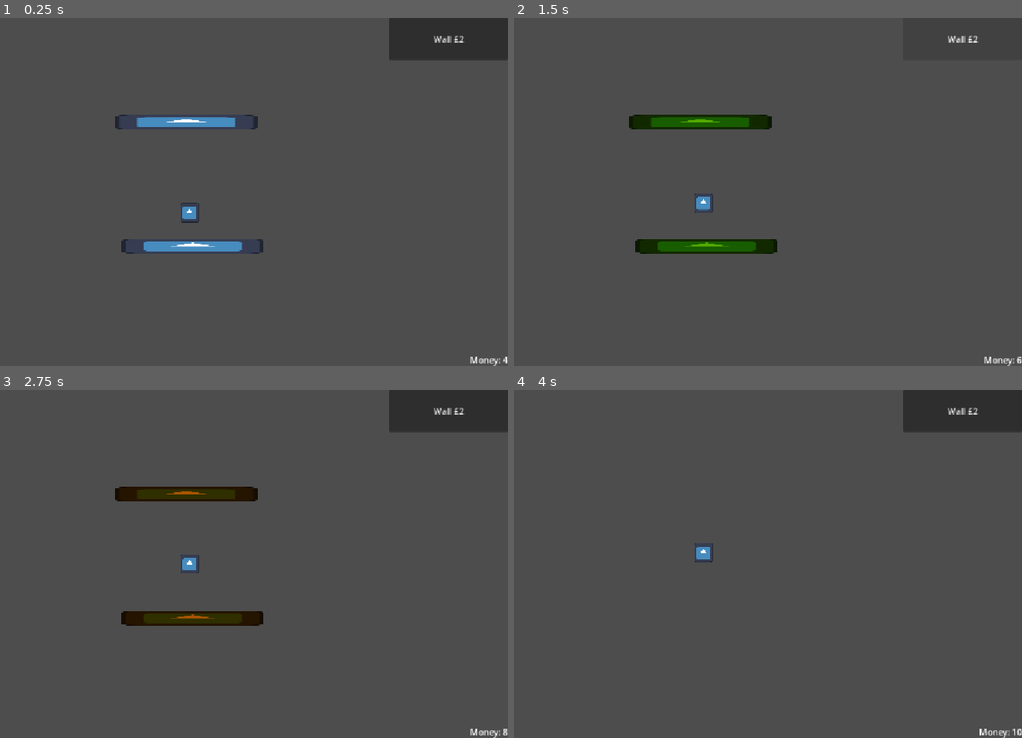
Above: before the commit, frames 1-4 (two rows, left to right).
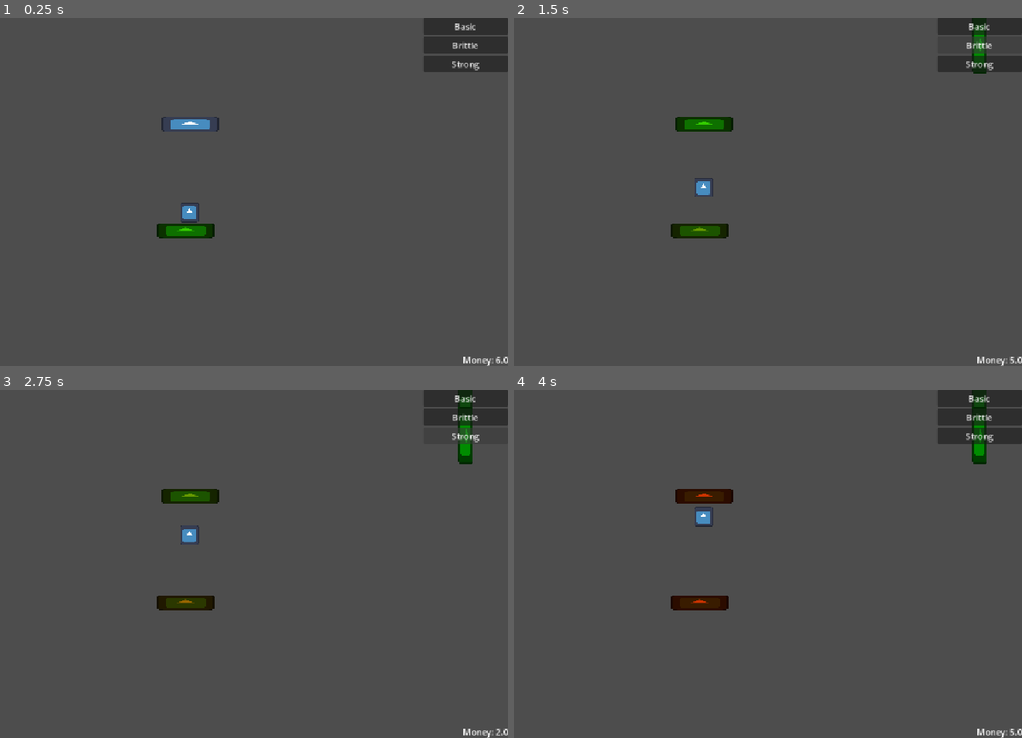
Above: after the commit, the same moments.

Repository: Charlielove19/lock-down
Game: Godot game, scene res://scenes/Game.tscn
The game is run twice, just before and just after one commit, with the same random seed, the same clock (stepped at 60 frames per second) and the same inputs. The engine's default icon, where the game draws it, is replaced by a stand-in: a white triangle on a blue panel in a dark square.
Inputs (mouse positions are in pixels of both pictures, inside the frame that each line leads up to):
- Up to frame 1 (0.25 s): no input
- Up to frame 2 (1.5 s): click "Wall £2" (after the commit: "Basic") at 0.5 s; click (981, 45) at 1.25 s, where only the run after the commit has a clickable "Brittle"
- Up to frame 3 (2.75 s): click (467, 435) at 2 s, where only the run after the commit has a clickable "Strong"
- Up to frame 4 (4 s): move the mouse to (849, 546) at 2.77 s; hold D (rotate_right, bound only before the commit) 2.78-3.53 s; move the mouse to (590, 581) at 3.52 s; hold S (input_down, bound only after the commit) from 3.53 s (still down)

The runs differ from the first frame. In frame 1, 3.6% of the frame differs, in the area x 22-100%, y 0-100%; in frame 2, 4.1%; in frame 3, 4.9%; in frame 4, 3.4%.

Commit message:
added extra walls and drop down menu
touched up a lot of the placement code and fixed relevant bugs, learnt about boxcontainers and created button scenes which are modular and expandable

Diff:
--- /dev/null
+++ b/data/walls/wall_basic.tres
@@ -0,0 +1,11 @@
+[gd_resource type="Resource" script_class="WallData" format=3 uid="uid://er57vi0txen0"]
+
+[ext_resource type="Script" uid="uid://cu4idgddy6of7" path="res://scripts/wall_data.gd" id="1_m7854"]
+
+[resource]
+script = ExtResource("1_m7854")
+wall_name = "Basic"
+cost = 2.0
+money_per_hit = 1.0
+max_health = 5
+metadata/_custom_type_script = "uid://cu4idgddy6of7"
--- /dev/null
+++ b/data/walls/wall_brittle.tres
@@ -0,0 +1,12 @@
+[gd_resource type="Resource" script_class="WallData" format=3 uid="uid://de7kxvb7slkqq"]
+
+[ext_resource type="Script" uid="uid://cu4idgddy6of7" path="res://scripts/wall_data.gd" id="1_xjxta"]
+
+[resource]
+script = ExtResource("1_xjxta")
+wall_name = "Brittle"
+cost = 1.0
+money_per_hit = 3.0
+max_health = 2
+width = Vector2(4, 0.5)
+metadata/_custom_type_script = "uid://cu4idgddy6of7"
--- /dev/null
+++ b/data/walls/wall_strong.tres
@@ -0,0 +1,12 @@
+[gd_resource type="Resource" script_class="WallData" format=3 uid="uid://n77kqsav072o"]
+
+[ext_resource type="Script" uid="uid://cu4idgddy6of7" path="res://scripts/wall_data.gd" id="1_hnhpv"]
+
+[resource]
+script = ExtResource("1_hnhpv")
+wall_name = "Strong"
+cost = 5.0
+money_per_hit = 0.5
+max_health = 10
+width = Vector2(2, 1)
+metadata/_custom_type_script = "uid://cu4idgddy6of7"
--- a/project.godot
+++ b/project.godot
@@ -22,16 +22,28 @@
 
 [input]
 
-rotate_left={
+input_left={
 "deadzone": 0.2,
 "events": [Object(InputEventKey,"resource_local_to_scene":false,"resource_name":"","device":-1,"window_id":0,"alt_press …(191 unchanged characters)…
 , Object(InputEventKey,"resource_local_to_scene":false,"resource_name":"","device":-1,"window_id":0,"alt_pressed":false …(186 unchanged characters)…
 ]
 }
-rotate_right={
+input_right={
 "deadzone": 0.2,
 "events": [Object(InputEventKey,"resource_local_to_scene":false,"resource_name":"","device":-1,"window_id":0,"alt_press …(192 unchanged characters)…
 , Object(InputEventKey,"resource_local_to_scene":false,"resource_name":"","device":-1,"window_id":0,"alt_pressed":false …(186 unchanged characters)…
+]
+}
+input_up={
+"deadzone": 0.2,
+"events": [Object(InputEventKey,"resource_local_to_scene":false,"resource_name":"","device":-1,"window_id":0,"alt_pressed":false,"shift_pressed":false,"ctrl_pressed":false,"meta_pressed":false,"pressed":false,"keycode":0,"physical_keycode":87,"key_label":0,"unicode":119,"location":0,"echo":false,"script":null)
+, Object(InputEventKey,"resource_local_to_scene":false,"resource_name":"","device":-1,"window_id":0,"alt_pressed":false,"shift_pressed":false,"ctrl_pressed":false,"meta_pressed":false,"pressed":false,"keycode":0,"physical_keycode":4194320,"key_label":0,"unicode":0,"location":0,"echo":false,"script":null)
+]
+}
+input_down={
+"deadzone": 0.2,
+"events": [Object(InputEventKey,"resource_local_to_scene":false,"resource_name":"","device":-1,"window_id":0,"alt_pressed":false,"shift_pressed":false,"ctrl_pressed":false,"meta_pressed":false,"pressed":false,"keycode":0,"physical_keycode":83,"key_label":0,"unicode":115,"location":0,"echo":false,"script":null)
+, Object(InputEventKey,"resource_local_to_scene":false,"resource_name":"","device":-1,"window_id":0,"alt_pressed":false,"shift_pressed":false,"ctrl_pressed":false,"meta_pressed":false,"pressed":false,"keycode":0,"physical_keycode":4194322,"key_label":0,"unicode":0,"location":0,"echo":false,"script":null)
 ]
 }
 
--- a/scenes/Ball.tscn
+++ b/scenes/Ball.tscn
@@ -7,6 +7,8 @@
 
 [node name="Ball" type="CharacterBody2D" unique_id=502527504]
 scale = Vector2(2, 2)
+collision_layer = 3
+collision_mask = 2
 script = ExtResource("1_ja1hk")
 
 [node name="CollisionShape2D" type="CollisionShape2D" parent="." unique_id=1285962976]
--- a/scenes/Game.tscn
+++ b/scenes/Game.tscn
@@ -2,13 +2,24 @@
 
 [ext_resource type="Script" uid="uid://c1a2bs4hnphvx" path="res://scripts/game.gd" id="1_cpr0p"]
 [ext_resource type="PackedScene" uid="uid://cnpaojfl3fuuw" path="res://scenes/Ball.tscn" id="1_ibkli"]
-[ext_resource type="PackedScene" uid="uid://bci4m5pfa4f34" path="res://scenes/Wall.tscn" id="2_qbsmt"]
+[ext_resource type="PackedScene" uid="uid://dl4wu287ysq0h" path="res://scenes/Wall.tscn" id="2_qbsmt"]
+[ext_resource type="PackedScene" uid="uid://bj5clrmyfcmpx" path="res://scenes/WallButton.tscn" id="3_400sg"]
+[ext_resource type="Script" uid="uid://cu4idgddy6of7" path="res://scripts/wall_data.gd" id="3_kiw3p"]
+[ext_resource type="Resource" uid="uid://er57vi0txen0" path="res://data/walls/wall_basic.tres" id="4_400sg"]
+[ext_resource type="Resource" uid="uid://de7kxvb7slkqq" path="res://data/walls/wall_brittle.tres" id="5_g4kob"]
+[ext_resource type="Resource" uid="uid://n77kqsav072o" path="res://data/walls/wall_strong.tres" id="6_qy1jj"]
 
-[node name="Game" type="Node2D" unique_id=516437375 node_paths=PackedStringArray("money_label", "wall_button")]
+[sub_resource type="RectangleShape2D" id="RectangleShape2D_u2d4l"]
+size = Vector2(158, 123)
+
+[node name="Game" type="Node2D" unique_id=516437375 node_paths=PackedStringArray("money_label", "wall_menu")]
 script = ExtResource("1_cpr0p")
 money_label = NodePath("UI/Money")
+money = 5
 wall_scene = ExtResource("2_qbsmt")
-wall_button = NodePath("UI/WallButton")
+wall_button_scene = ExtResource("3_400sg")
+wall_datas = Array[ExtResource("3_kiw3p")]([ExtResource("4_400sg"), ExtResource("5_g4kob"), ExtResource("6_qy1jj")])
+wall_menu = NodePath("UI/WallMenu")
 
 [node name="Ball" parent="." unique_id=502527504 instance=ExtResource("1_ibkli")]
 position = Vector2(558, 300)
@@ -27,22 +38,26 @@
 grow_vertical = 0
 text = "Money: 10"
 
-[node name="WallButton" type="Button" parent="UI" unique_id=1610556833]
-anchors_preset = -1
-anchor_left = 0.80700004
+[node name="WallMenu" type="VBoxContainer" parent="UI" unique_id=440836456]
+anchors_preset = 1
+anchor_left = 1.0
 anchor_right = 1.0
-anchor_bottom = 0.120000005
-offset_left = 0.3359375
-offset_bottom = 0.23999786
+offset_left = -158.0
+offset_bottom = 122.0
 grow_horizontal = 0
-grow_vertical = 2
-text = "Wall £2"
+
+[node name="StaticBody2D" type="StaticBody2D" parent="UI/WallMenu" unique_id=1413849177]
+collision_layer = 2
+collision_mask = 2
+
+[node name="CollisionShape2D" type="CollisionShape2D" parent="UI/WallMenu/StaticBody2D" unique_id=1575690781]
+position = Vector2(79, 61.5)
+shape = SubResource("RectangleShape2D_u2d4l")
 
 [node name="Wall" parent="." unique_id=726872955 instance=ExtResource("2_qbsmt")]
-position = Vector2(564, 425)
+position = Vector2(551, 396)
+wall_data = ExtResource("4_400sg")
 
-[node name="Wall2" parent="." unique_id=1877070289 instance=ExtResource("2_qbsmt")]
-position = Vector2(552, 194)
-
-[connection signal="button_down" from="UI/WallButton" to="." method="_on_wall_button_button_down"]
-[connection signal="button_up" from="UI/WallButton" to="." method="_on_wall_button_button_up"]
+[node name="Wall2" parent="." unique_id=902963933 instance=ExtResource("2_qbsmt")]
+position = Vector2(559, 198)
+wall_data = ExtResource("4_400sg")
--- a/scenes/Wall.tscn
+++ b/scenes/Wall.tscn
@@ -1,21 +1,37 @@
-[gd_scene format=3 uid="uid://bci4m5pfa4f34"]
+[gd_scene format=3 uid="uid://dl4wu287ysq0h"]
 
 [ext_resource type="Script" uid="uid://m4oipoqk3t8o" path="res://scripts/wall.gd" id="1_awoh5"]
 [ext_resource type="Texture2D" uid="uid://b68dgrr1nnvvo" path="res://icon.svg" id="1_efbxx"]
 
 [sub_resource type="RectangleShape2D" id="RectangleShape2D_u2d4l"]
-size = Vector2(38, 4)
+size = Vector2(15.142857, 4)
 
-[node name="Wall" type="StaticBody2D" unique_id=726872955 node_paths=PackedStringArray("sprite", "collision_shape")]
+[sub_resource type="RectangleShape2D" id="RectangleShape2D_n048l"]
+size = Vector2(15.142864, 4.0000005)
+
+[node name="Wall" type="StaticBody2D" unique_id=726872955 node_paths=PackedStringArray("sprite", "collision_shape", "placement_area")]
 scale = Vector2(7, 7)
+collision_layer = 2
+collision_mask = 0
 script = ExtResource("1_awoh5")
 sprite = NodePath("Sprite2D")
 collision_shape = NodePath("CollisionShape2D")
+placement_area = NodePath("PlacementArea")
 
 [node name="Sprite2D" type="Sprite2D" parent="." unique_id=518890193]
 position = Vector2(-1.9073486e-06, 0)
-scale = Vector2(0.296875, 0.03125)
+scale = Vector2(0.12, 0.031)
 texture = ExtResource("1_efbxx")
 
 [node name="CollisionShape2D" type="CollisionShape2D" parent="." unique_id=1446595258]
+scale = Vector2(0.99999994, 0.99999994)
 shape = SubResource("RectangleShape2D_u2d4l")
+
+[node name="PlacementArea" type="Area2D" parent="." unique_id=1206840377]
+collision_layer = 0
+collision_mask = 2
+
+[node name="CollisionShape2D" type="CollisionShape2D" parent="PlacementArea" unique_id=1699432617]
+position = Vector2(-1.6348699e-06, 0)
+scale = Vector2(0.99999964, 0.99999964)
+shape = SubResource("RectangleShape2D_n048l")
--- /dev/null
+++ b/scenes/WallButton.tscn
@@ -0,0 +1,21 @@
+[gd_scene format=3 uid="uid://bj5clrmyfcmpx"]
+
+[ext_resource type="Script" uid="uid://8ikspcbe0f1j" path="res://scripts/wall_button.gd" id="1_3pt0m"]
+
+[sub_resource type="RectangleShape2D" id="RectangleShape2D_400sg"]
+size = Vector2(8, 8)
+
+[node name="WallButton" type="Button" unique_id=134368689 node_paths=PackedStringArray("collision_shape")]
+script = ExtResource("1_3pt0m")
+collision_shape = NodePath("Area2D/CollisionShape2D")
+
+[node name="Area2D" type="Area2D" parent="." unique_id=619697338]
+collision_layer = 3
+collision_mask = 2
+
+[node name="CollisionShape2D" type="CollisionShape2D" parent="Area2D" unique_id=1952271879]
+position = Vector2(4, 4)
+shape = SubResource("RectangleShape2D_400sg")
+
+[connection signal="button_down" from="." to="." method="_on_button_down"]
+[connection signal="button_up" from="." to="." method="_on_button_up"]
--- a/scripts/game.gd
+++ b/scripts/game.gd
@@ -4,50 +4,106 @@
 @export var money = 4
 
 @export var wall_scene: PackedScene
-@export var wall_button: Button
+@export var wall_button_scene: PackedScene
+@export var wall_datas: Array[WallData]
+@export var wall_menu: VBoxContainer
 var wall_preview
 var dragging_wall:= false
 
+
+# variables that concern placing wall inputs
+var diagonal_grace_time:= 0.095
+var last_input_direction: Vector2
+var diagonal_grace:= 0.0
+var cant_drop: bool
+
+
+
 func _ready():
 	update_money_display()
+	for wall_data in wall_datas:
+		var button = wall_button_scene.instantiate()
+		button.wall_data = wall_data
+		button.text = wall_data.wall_name
+		wall_menu.add_child(button)
 func _process(_delta):
+
 	if dragging_wall and wall_preview:
+		update_wall_direction(_delta)
 		wall_preview.global_position = get_global_mouse_position()
-func _input(event):
-	if event.is_action_pressed("rotate_left") and dragging_wall:
-		print("rotate_left")
-		wall_preview.rotation_degrees -= 15
-	if event.is_action_pressed("rotate_right") and dragging_wall:
-		print("rotate_right")
-		wall_preview.rotation_degrees += 15
-
+		cant_drop = wall_preview.placement_area.has_overlapping_bodies()
+		if cant_drop:
+			wall_preview.sprite.modulate = Color.RED
+		else:
+			wall_preview.sprite.modulate = Color.GREEN
+		wall_preview.sprite.modulate.a = 0.5
 func add_money(amount):
 	money+=amount
 	update_money_display()
 func update_money_display():
 	money_label.text = "Money: " + str(money)
+func pickup_wall(wall_data):
+	wall_preview = wall_scene.instantiate()
+	wall_preview.wall_data = wall_data
 
-func pickup_wall():
-	wall_preview = wall_scene.instantiate()
-	wall_preview.sprite.modulate.a = 0.5
-	if money<=wall_preview.cost:
+	if money < wall_preview.wall_data.cost:
 		wall_preview.queue_free()
 		wall_preview = null
+		print("Cant Afford")
 		return
 	add_child(wall_preview)
+
 	wall_preview.collision_shape.disabled = true
 	dragging_wall = true
+func update_wall_direction(delta):
+	var input_direction = Input.get_vector(
+			"input_left",
+			"input_right",
+			"input_up",
+			"input_down"
+		)
+	# checks if the input is diagonal and adds a small amount of grace to allow for letting go of both keys at once
+	var is_diagonal = input_direction.x != 0 and input_direction.y != 0
+	if is_diagonal:
+		last_input_direction = input_direction
+		diagonal_grace = diagonal_grace_time
+	elif diagonal_grace > 0:
+		diagonal_grace -= delta
+	elif input_direction != Vector2.ZERO:
+		last_input_direction = input_direction
+
+
+
+	wall_preview.rotation = lerp_angle(
+		wall_preview.rotation,
+		last_input_direction.angle() + deg_to_rad(90),
+		25*delta
+	)
 func drop_wall():
-	if wall_button.get_global_rect().has_point(get_viewport().get_mouse_position()):
+	if wall_preview == null:
+		return
+	if cant_drop:
 		wall_preview.queue_free()
-	else:
-		money -= wall_preview.cost
-		update_money_display()
-	wall_preview.sprite.modulate.a = 1
-	wall_preview.collision_shape.disabled = false
+		dragging_wall = false
+		return
+
+	money -= wall_preview.wall_data.cost
+	update_money_display()
+	# create a new reference to wall instance so it isnt controlled by inputs anymore
+	var placed_wall = wall_preview
 	wall_preview = null
 	dragging_wall = false
-func _on_wall_button_button_down() -> void:
-	pickup_wall()
-func _on_wall_button_button_up() -> void:
-	drop_wall()
+	# recalc and tween the angle of the placed wall as to avoid full 360 deg rotations after placement
+	var target_rotation = last_input_direction.angle() + deg_to_rad(90)
+	var rotation_diff = wrapf(target_rotation - placed_wall.rotation,-PI,PI)
+	var adjusted_rotation_for_wrapping = placed_wall.rotation + rotation_diff
+	var placed_wall_rotation_tween = create_tween()
+	placed_wall_rotation_tween.tween_property(
+		placed_wall,
+		"rotation",
+		adjusted_rotation_for_wrapping,
+		0.08
+	)
+	await placed_wall_rotation_tween.finished
+	placed_wall.sprite.modulate.a = 1
+	placed_wall.collision_shape.disabled = false
--- a/scripts/wall.gd
+++ b/scripts/wall.gd
@@ -1,21 +1,21 @@
 extends StaticBody2D
+@export var wall_data: WallData
 
-@export var max_health: int =3
-@export var health: int
-@export var money_per_hit: int = 1
-@export var cost = 2
+var health: int
+
+
 @export var sprite: Sprite2D
 @export var collision_shape: CollisionShape2D
+@export var placement_area: Area2D
 
 func _ready() -> void:
-	health = max_health
+	health = wall_data.max_health
 func hit(damage: int):
 	health -= damage
 	update_damage_visual()
 	if health <=0:
 		queue_free()
-	return money_per_hit
+	return wall_data.money_per_hit
 func update_damage_visual():
-	var health_ratio = float(health)/float(max_health)
-	var sprite_index
+	var health_ratio = float(health)/float(wall_data.max_health)
 	sprite.modulate = Color.RED.lerp(Color.GREEN, health_ratio)
--- /dev/null
+++ b/scripts/wall_button.gd
@@ -0,0 +1,10 @@
+extends Button
+
+var wall_data:WallData
+@onready var game = get_tree().current_scene
+
+func _on_button_down() -> void:
+	game.pickup_wall(wall_data)
+
+func _on_button_up() -> void:
+	game.drop_wall()
--- /dev/null
+++ b/scripts/wall_data.gd
@@ -0,0 +1,8 @@
+class_name WallData
+extends Resource
+
+@export var wall_name: String
+@export var cost: float
+@export var money_per_hit: float
+@export var max_health: int
+@export var width: Vector2
Not shown, added: scripts/wall_button.gd.uid
Not shown, added: scripts/wall_data.gd.uid
Not shown, added: scenes/Game.tscn934703420.tmp
